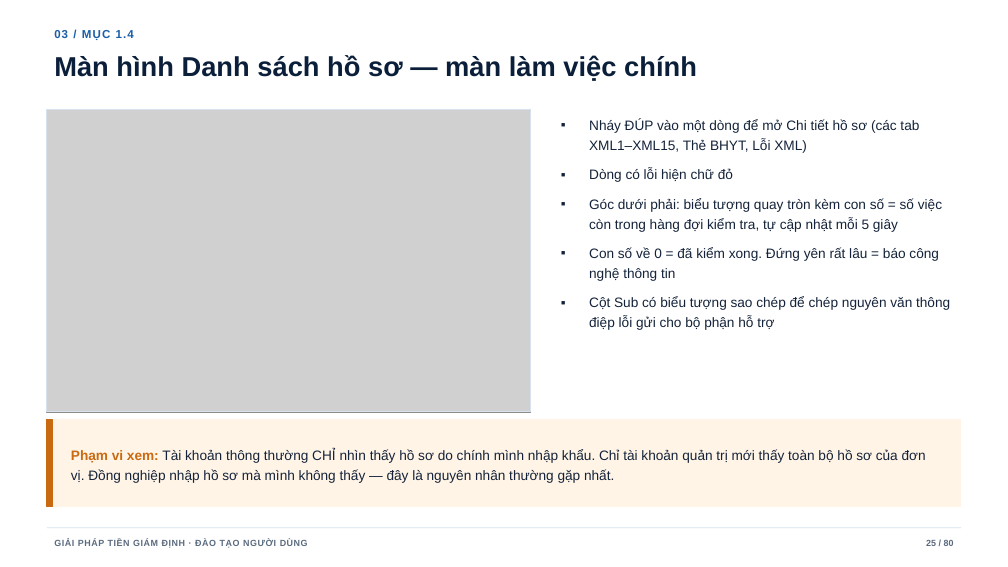
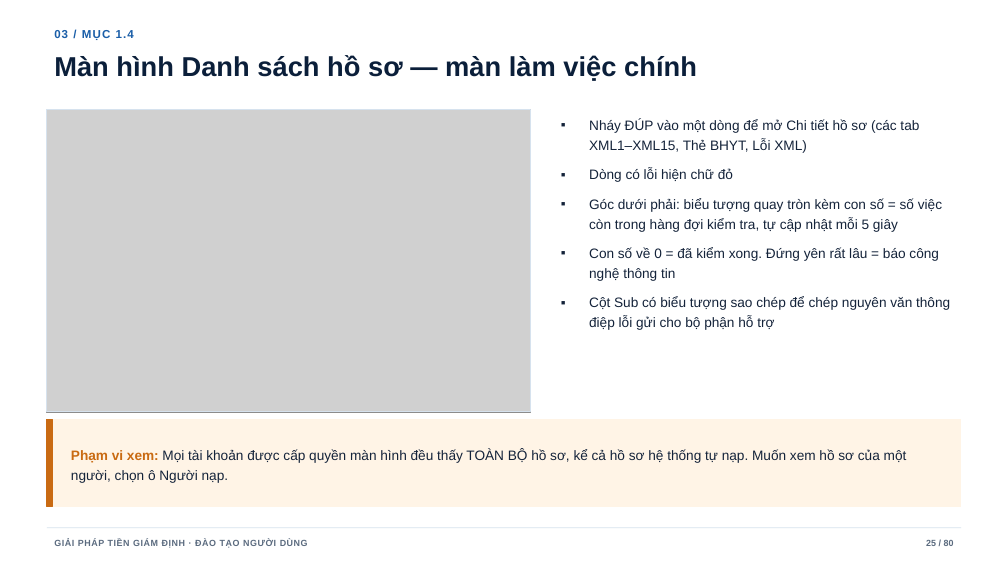
Before and after one commit to tracnn/qlbv_public, a slide deck: slide 25 of docs/dao-tao/Slide-dao-tao-Tien-giam-dinh.pptx. Drawn at 1008x567 pixels with LibreOffice and Linux fonts; fonts in the diff are those of the drawing; grey boxes stand for pictures. Boxes give left, top, right and bottom in pixels: in the first picture for what was removed or moved away, otherwise in the second. Text is boxed around its words. In the diff, an @@ line names an element or a change of style, - is before the commit and + after.

```diff
--- a/docs/dao-tao/Slide-dao-tao-Tien-giam-dinh.pptx
+++ b/docs/dao-tao/Slide-dao-tao-Tien-giam-dinh.pptx
@@ text at [71, 449, 907, 483]: text changed @@
-Phạm vi xem: Tài khoản thông thường CHỈ nhìn thấy hồ sơ do chính mình nhập khẩu. Chỉ tài khoản quản trị mới thấy toàn bộ hồ sơ của đơn vị. Đồng nghiệp nhập hồ sơ mà mình không thấy — đây là nguyên nhân thường gặp nhất.
+Phạm vi xem: Mọi tài khoản được cấp quyền màn hình đều thấy TOÀN BỘ hồ sơ, kể cả hồ sơ hệ thống tự nạp. Muốn xem hồ sơ của một người, chọn ô Người nạp.
```
Also in this commit, not shown: 7 other files.
